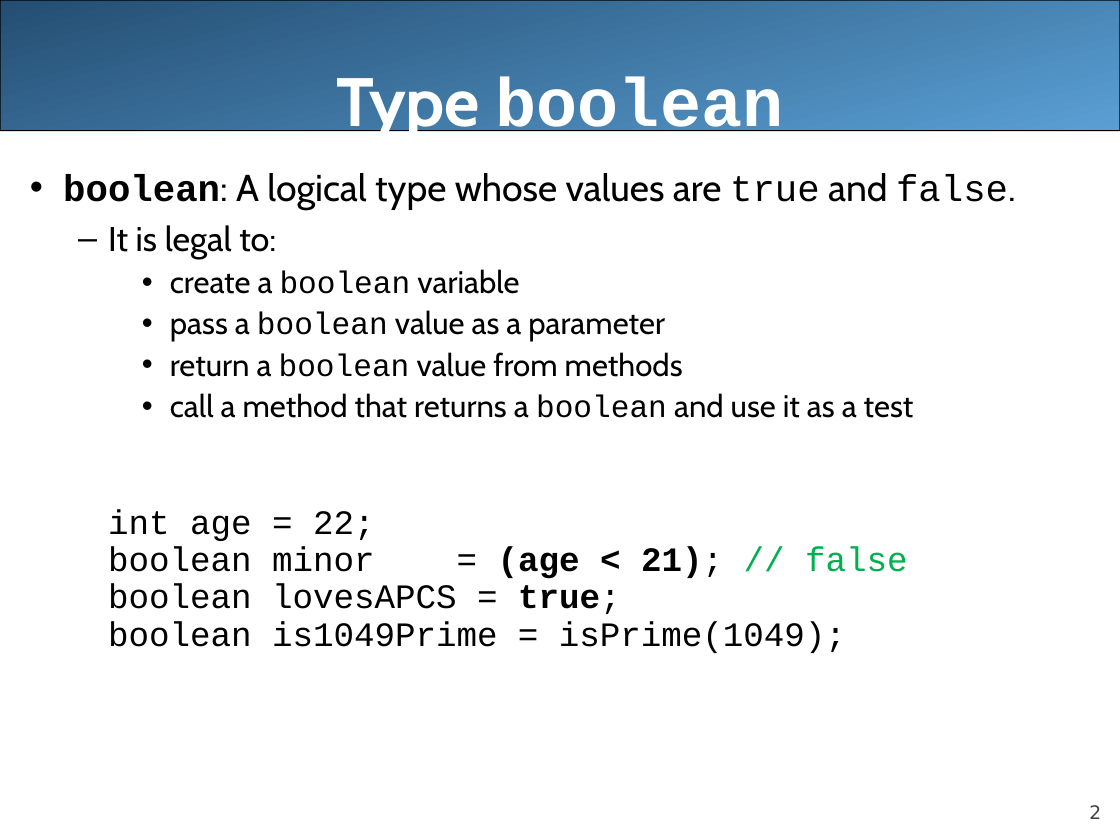
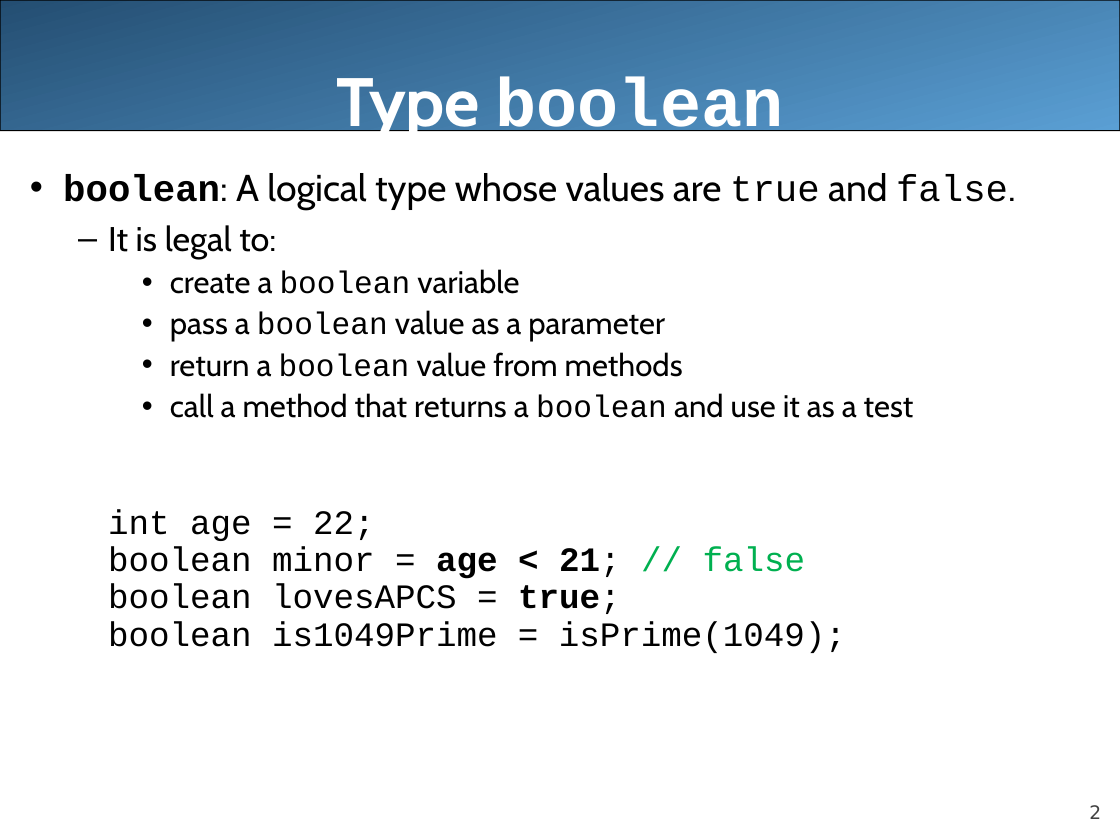
Before and after one commit to LongBaoNguyen/longbaonguyen.github.io, a slide deck: slide 2 of courses/apcsa/lecture8.ppt. Drawn at 1120x840 pixels with LibreOffice and Linux fonts; fonts in the diff are those of the drawing. Boxes give left, top, right and bottom in pixels: in the first picture for what was removed or moved away, otherwise in the second. Text is boxed around its words. In the diff, an @@ line names an element or a change of style, - is before the commit and + after.

```diff
--- a/courses/apcsa/lecture8.ppt
+++ b/courses/apcsa/lecture8.ppt
@@ text at box(108, 546, 806, 579): text changed @@
-  boolean minor = (age < 21); // false
+  boolean minor = age < 21; // false
```
Also in this commit, not shown: 1 other slide changed, 1 slide added, 1 other file.
